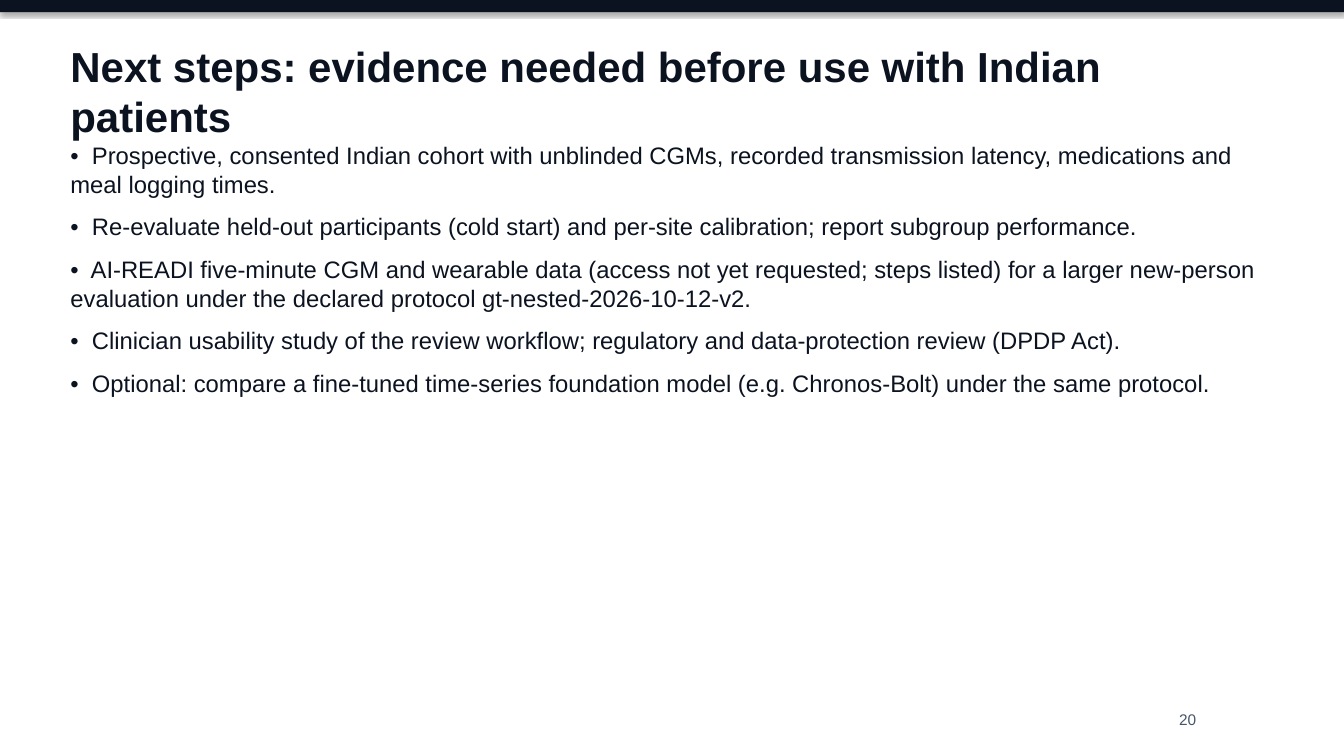
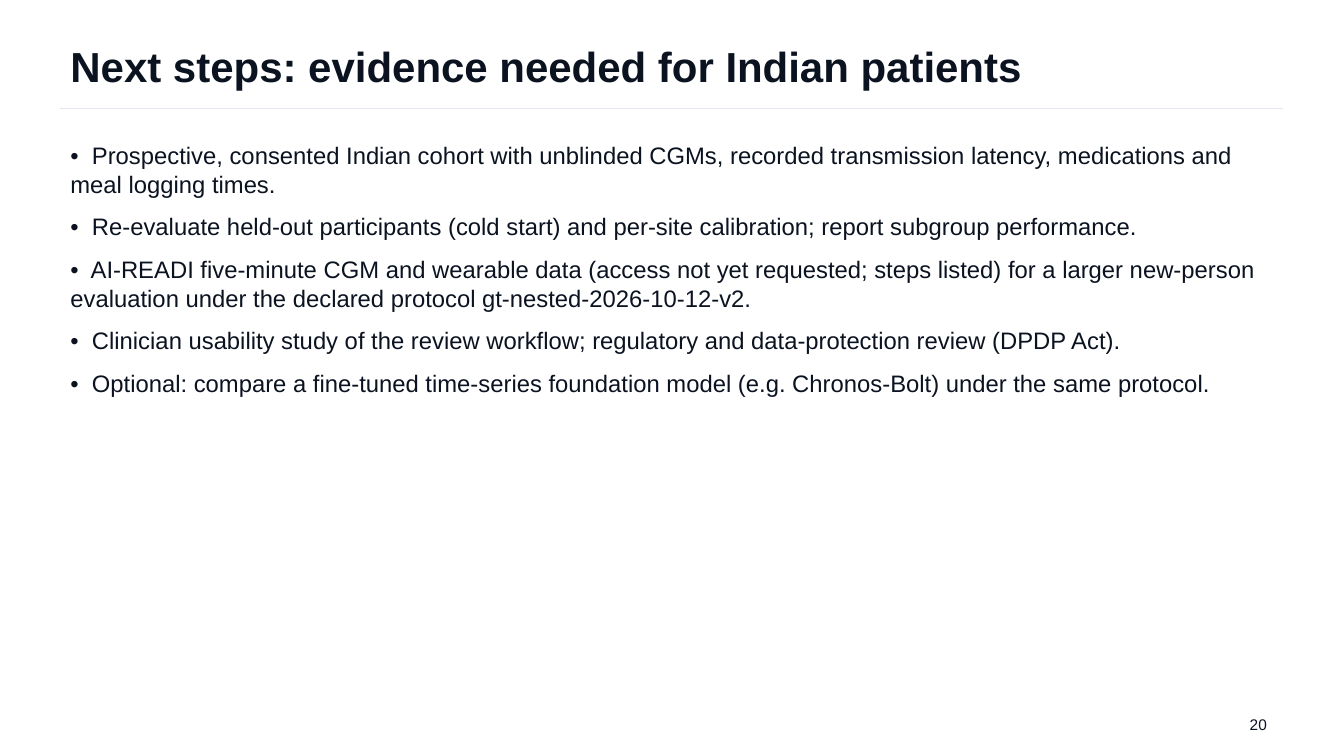
Before and after one commit to Avi36005/DigitalTwin-Challenge-Kryptonite, a slide deck: slide 20 of docs/submission/GlucoTwin_Presentation.pptx. Drawn at 1344x756 pixels with LibreOffice and Linux fonts; fonts in the diff are those of the drawing. Boxes give left, top, right and bottom in pixels: in the first picture for what was removed or moved away, otherwise in the second. Text is boxed around its words. In the diff, an @@ line names an element or a change of style, - is before the commit and + after.

```diff
--- a/docs/submission/GlucoTwin_Presentation.pptx
+++ b/docs/submission/GlucoTwin_Presentation.pptx
@@ rectangle removed at <box>0,0,1344,12</box> @@
@@ text at <box>70,51,1022,90</box>: text changed @@
-Next steps: evidence needed before use with Indian patients
+Next steps: evidence needed for Indian patients
@@ line added from (60, 109) to (1284, 109), #E3E8EF 0.75 pt @@
@@ text "20": place and size @@
-text "20" at <box>1179,714,1196,725</box>
+text "20" at <box>1250,719,1267,730</box>
@@ text "20" at <box>1250,719,1267,730</box>: text colour #475569 to #0B1220 @@
```
Also in this commit, not shown: 19 other slides changed, 1 slide added, 1 slide removed, 7 other files.
